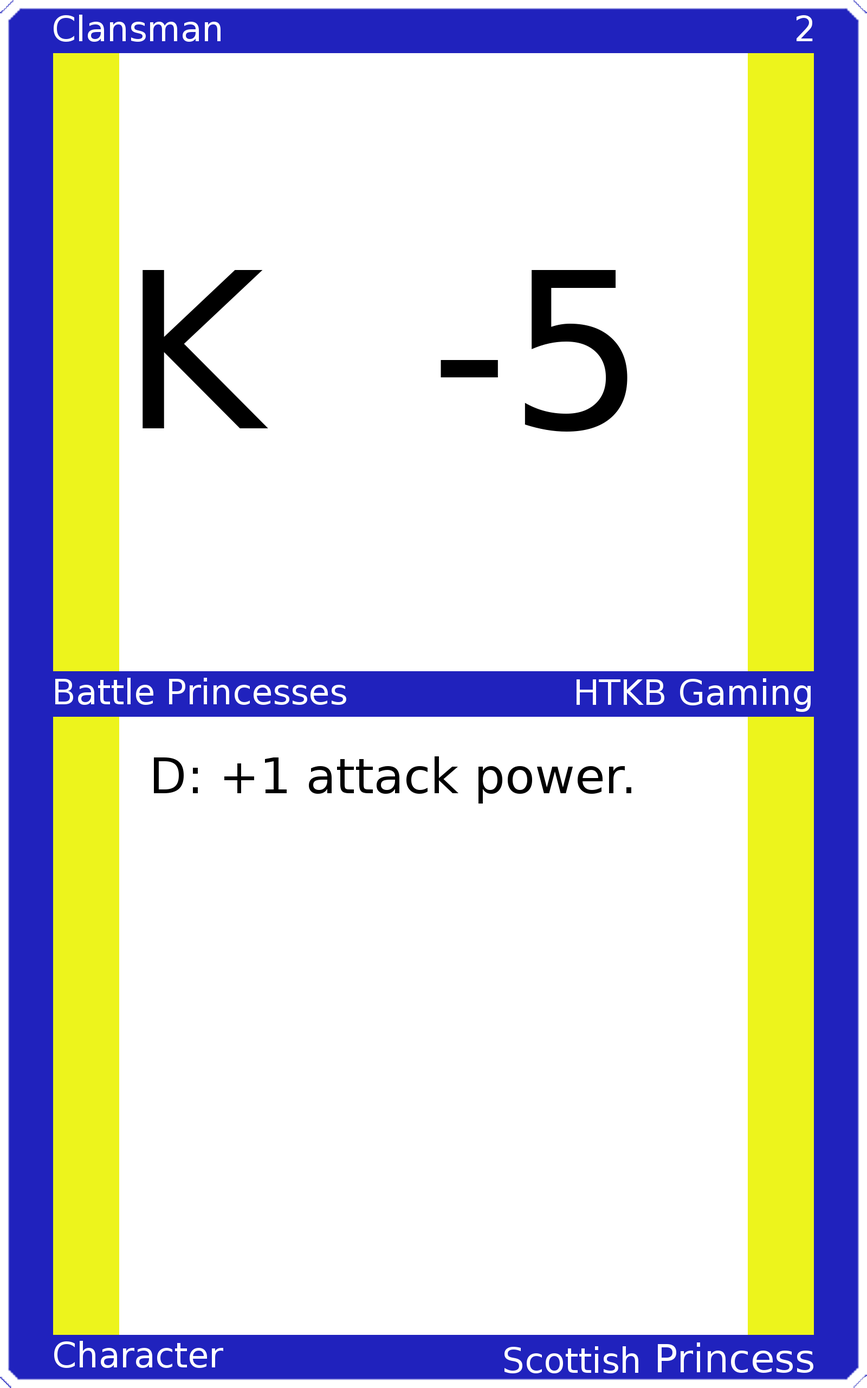
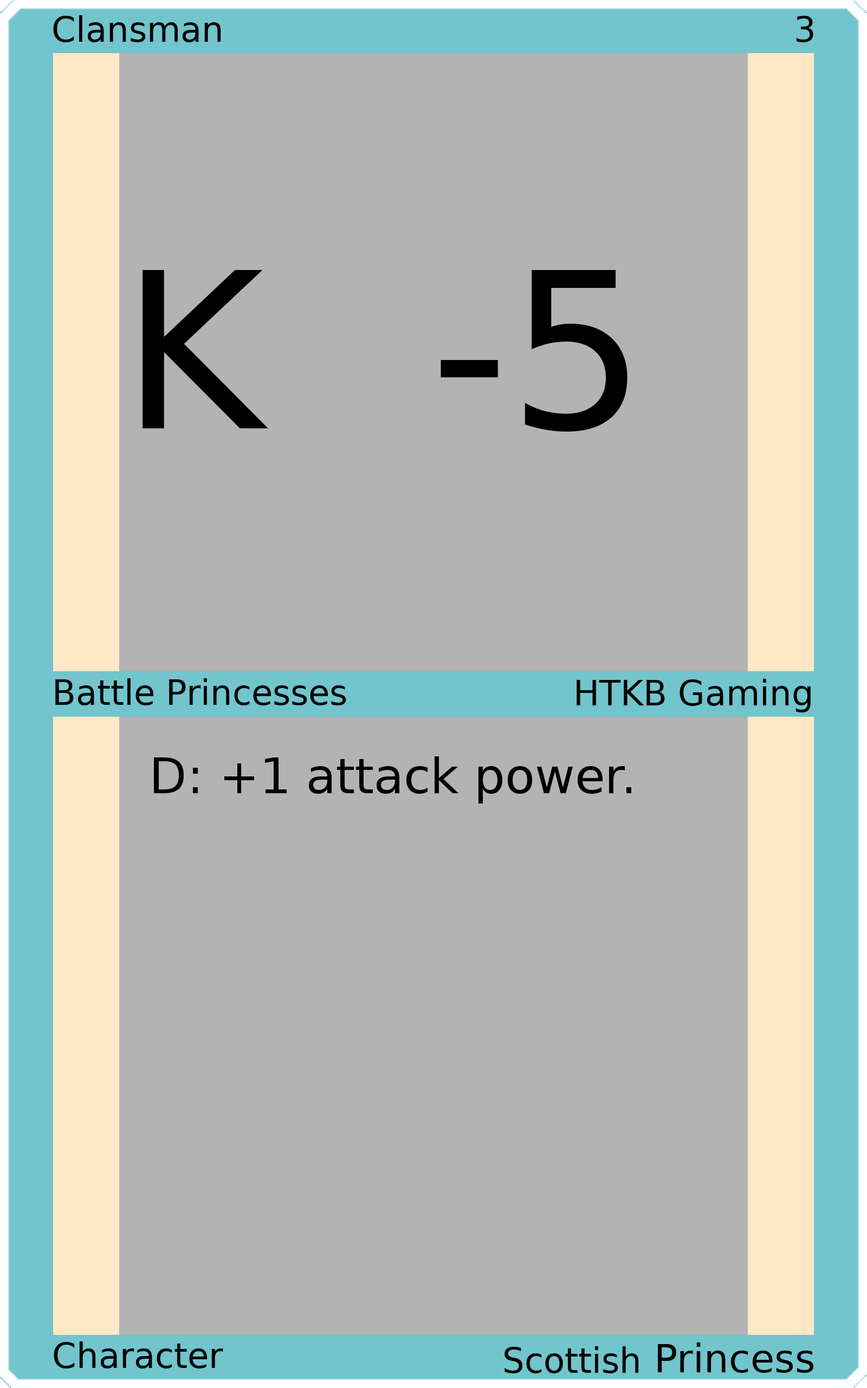
Layers edited between the first and the second 867x1388 image:
painted on "Upper Left" over [53, 14, 222, 43]
painted on "Upper Right" over [796, 15, 814, 43]
painted on "Mid Left" over [55, 677, 347, 706]
painted on "Mid Right" over [576, 678, 811, 713]
painted on "Bottom Left" over [53, 1340, 224, 1369]
painted on "Bottom Right" over [504, 1342, 814, 1373]
painted on "Border" over [0, 0, 867, 1388]
painted on "Top Background" over [119, 52, 748, 673]
painted on "Bottom Background" over [119, 715, 748, 1336]
painted on "Background" over [35, 35, 832, 1352]
